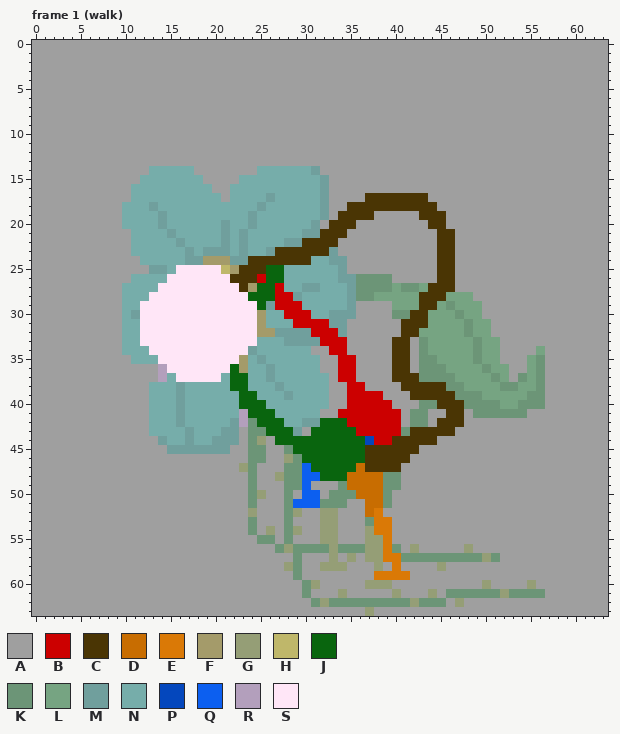
One commit to this pixel-art file: Art/Sprites/flor-malvada.ase. The picture above was drawn from the file before the commit.
64x64 pixels, 16 frames. Colours within 5 levels of each other are drawn and written as one. Shown: frame 1 (walk). The commit also changed other frames, which this record leaves out.
Visible layers, top first: "cebaca", "braco frontal", "tronco", "perna frontal", "perna frontal coxa", "perna traseira", "perna traseira coxa", "braco traseiro", "quadril", "florzinha" opacity 33%, "Background".
Palette (. is transparent): A #9f9f9f  B #cc0000  C #4a3504  D #c86d01  E #da7906  F #a49b6a  G #959e76  H #bfb76a  J #09650e  K #6c9577  L #76a482  M #709f9d  N #76adaa  P #0447bd  Q #0c5ff0  R #b39fbc  S #ffe6f7
Pixels before, frame 1 (walk) (only the part around the change), first column x 35:
14 AAAAAAAAAAAAAAAAAAAAAAAAAAAAA
15 AAAAAAAAAAAAAAAAAAAAAAAAAAAAA
16 AAAAAAAAAAAAAAAAAAAAAAAAAAAAA
17 AACCCCCCCAAAAAAAAAAAAAAAAAAAA
18 CCCCCCCCCCAAAAAAAAAAAAAAAAAAA
19 CCCAAAAACCCAAAAAAAAAAAAAAAAAA
20 CAAAAAAAACCAAAAAAAAAAAAAAAAAA
21 AAAAAAAAAACCAAAAAAAAAAAAAAAAA
22 AAAAAAAAAACCAAAAAAAAAAAAAAAAA
23 AAAAAAAAAACCAAAAAAAAAAAAAAAAA
24 AAAAAAAAAACCAAAAAAAAAAAAAAAAA
25 AAAAAAAAAACCAAAAAAAAAAAAAAAAA
26 MKKKKAAAAACCAAAAAAAAAAAAAAAAA
27 MKKKKLKKLCCCAAAAAAAAAAAAAAAAA
28 MKKLLLLLCCCLLLAAAAAAAAAAAAAAA
29 MAAAALLLCCLKLLLAAAAAAAAAAAAAA
30 MAAAAKKCCLLLKLLAAAAAAAAAAAAAA
31 AAAAAACCCLLLLKLLAAAAAAAAAAAAA
32 AAAAAACCLLLLLKLLAAAAAAAAAAAAA
33 AAAAACCAKLLLLLKLLAAAAAAAAAAAA
34 AAAAACCAKLLLLLKLLAAAALAAAAAAA
35 BAAAACCAKKLLLLKLLAAALKAAAAAAA
36 BAAAACCAKKKLLLLKLLAALKAAAAAAA
37 BAAAACCCKKKKLLLLKLAKLKAAAAAAA
38 BBAAAACCCCCKKLLLLKKLLKAAAAAAA
39 BBBBAAACCCCCKKKLLLLLKKAAAAAAA
40 BBBBBAAAKKCCCKKKKLLKKKAAAAAAA
41 BBBBBBAKKAACCAKKKKKKAAAAAAAAA
42 BBBBBBAKKACCCAAAAAAAAAAAAAAAA
43 JBBBBBKCCCCCAAAAAAAAAAAAAAAAA
44 JJPBBCCCCCAAAAAAAAAAAAAAAAAAA
45 JJCCCCCCAAAAAAAAAAAAAAAAAAAAA
46 JJCCCCCAAAAAAAAAAAAAAAAAAAAAA
New version:
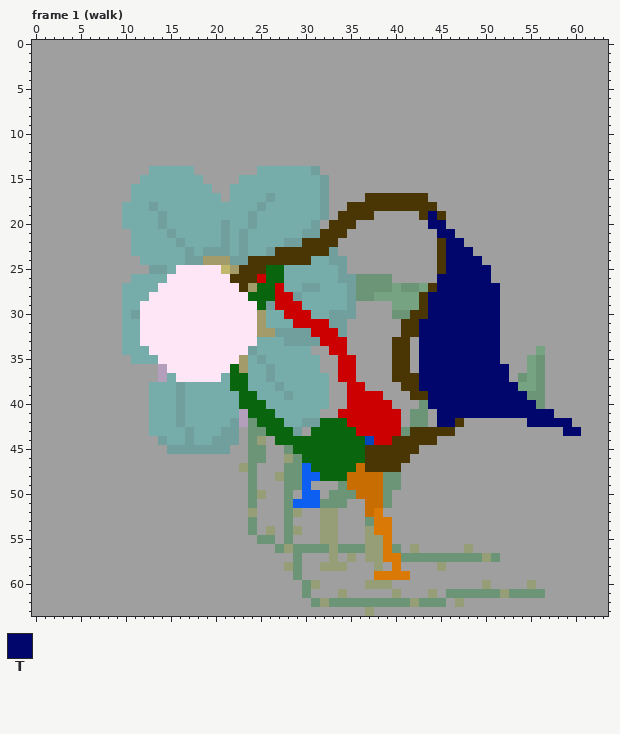
Colours new in this view: T #00066b
Commit: 🎨 dinamica da folha da florzinha
Change:
{"change": "layer \"folhinha\" added"}
{"where": "frame 1 (walk), layer \"folhinha\""}
{"frame":1,"y":19,"x":44,"old":"C","new":"T"}
{"frame":1,"y":20,"x":44,"old":"CC","new":"TT"}
{"frame":1,"y":21,"x":45,"old":"CC","new":"TT"}
{"frame":1,"y":22,"x":46,"old":"CA","new":"TT"}
{"frame":1,"y":23,"x":46,"old":"CAA","new":"TTT"}
{"frame":1,"y":24,"x":46,"old":"CAAA","new":"TTTT"}
{"frame":1,"y":25,"x":46,"old":"CAAAA","new":"TTTTT"}
{"frame":1,"y":26,"x":45,"old":"CCAAAA","new":"TTTTTT"}
{"frame":1,"y":27,"x":45,"old":"CCAAAAA","new":"TTTTTTT"}
{"frame":1,"y":28,"x":44,"old":"CCLLLAAA","new":"TTTTTTTT"}
{"frame":1,"y":29,"x":44,"old":"CLKLLLAA","new":"TTTTTTTT"}
{"frame":1,"y":30,"x":44,"old":"LLLKLLAA","new":"TTTTTTTT"}
{"frame":1,"y":31,"x":43,"old":"CLLLLKLLA","new":"TTTTTTTTT"}
{"frame":1,"y":32,"x":43,"old":"LLLLLKLLA","new":"TTTTTTTTT"}
{"frame":1,"y":33,"x":43,"old":"KLLLLLKLL","new":"TTTTTTTTT"}
{"frame":1,"y":34,"x":43,"old":"KLLLLLKLL","new":"TTTTTTTTT"}
{"frame":1,"y":35,"x":43,"old":"KKLLLLKLL","new":"TTTTTTTTT"}
{"frame":1,"y":36,"x":43,"old":"KKKLLLLKLL","new":"TTTTTTTTTT"}
{"frame":1,"y":37,"x":43,"old":"KKKKLLLLKL","new":"TTTTTTTTTT"}
{"frame":1,"y":38,"x":43,"old":"CCCKKLLLLKK","new":"TTTTTTTTTTT"}
{"frame":1,"y":39,"x":44,"old":"CCCKKKLLLLL","new":"TTTTTTTTTTT"}
{"frame":1,"y":40,"x":44,"old":"KCCCKKKKLLKK","new":"TTTTTTTTTTTT"}
{"frame":1,"y":41,"x":45,"old":"ACCAKKKKKKAAA","new":"TTTTTTTTTTTTT"}
{"frame":1,"y":42,"x":45,"old":"CC","new":"TT"}
{"frame":1,"y":42,"x":55,"old":"AAAAA","new":"TTTTT"}
{"frame":1,"y":43,"x":59,"old":"AA","new":"TT"}
{"label":"changed","picture_box":[419,211,581,436]}
